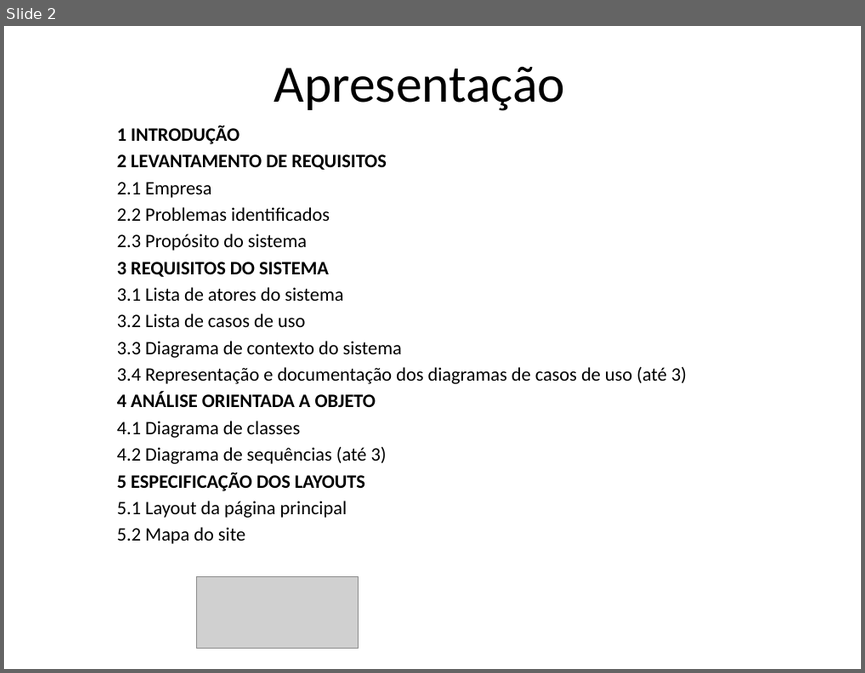
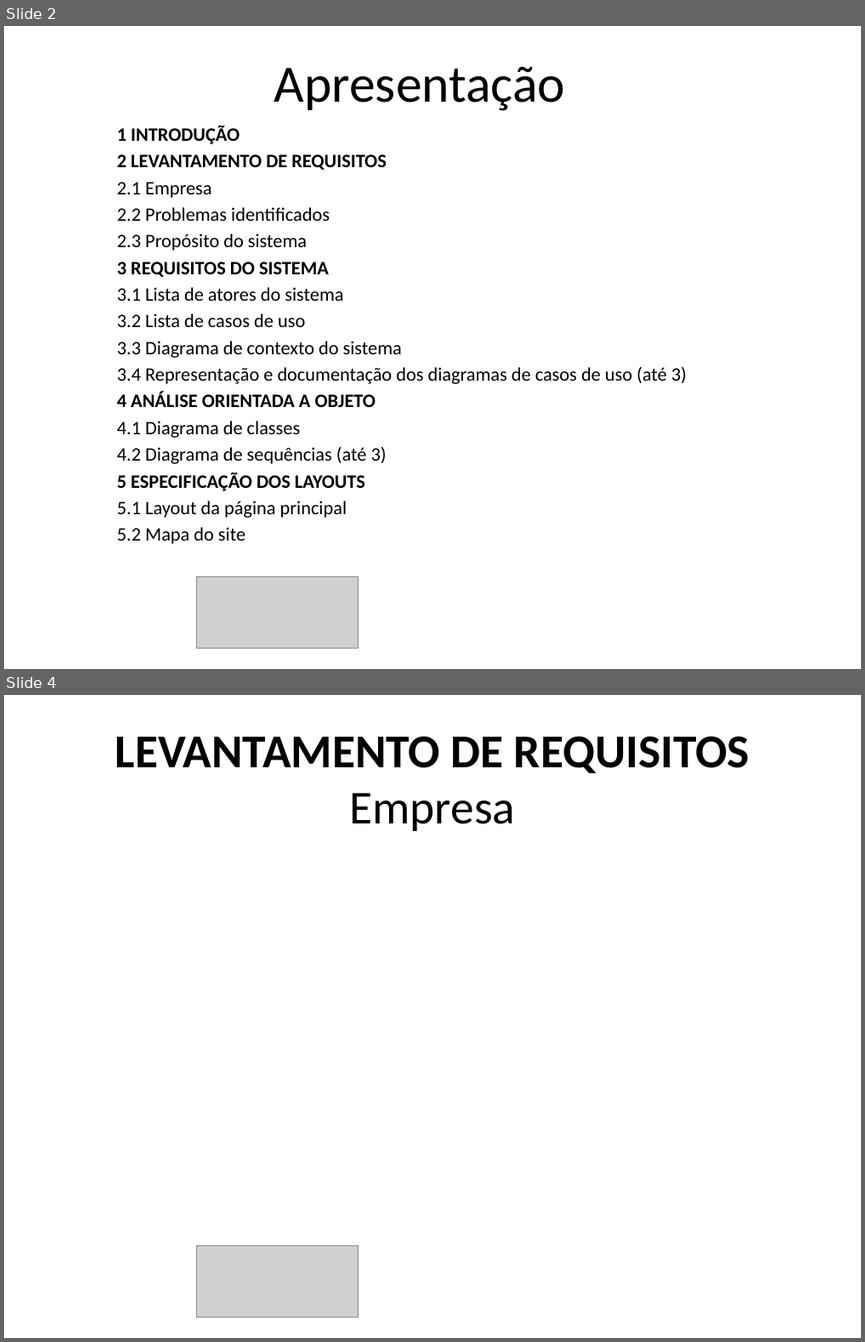
Before and after one commit to XandaoPontel/ProjetosFatec, a slide deck: modelo apresentacao qualificacao.pptx. Shown one above the other, each under a label of ours: slide 2 before the commit, slides 2 and 4 after it; the slides between them are not shown. The pictures are 865x673 and 865x1342 pixels, drawn with LibreOffice and Linux fonts; fonts in the diff are those of the drawing; grey boxes stand for pictures; background and template pictures are left out. Boxes give left, top, right and bottom in pixels: in the first picture for what was removed or moved away, otherwise in the second. Text is boxed around its words. In the diff, an @@ line names an element or a change of style, - is before the commit and + after.

```diff
--- a/modelo apresentacao qualificacao.pptx
+++ b/modelo apresentacao qualificacao.pptx
@@ slide 4 added at [4,695,861,1338], background #FFFFFF @@
@@ title added at [115,736,749,831], 39.6 pt, text #000000, bold @@
+LEVANTAMENTO DE REQUISITOS
+Empresa
@@ picture added at [196,1246,358,1317] @@
```
Also in this commit, not shown: 11 other slides added, 2 other files.
